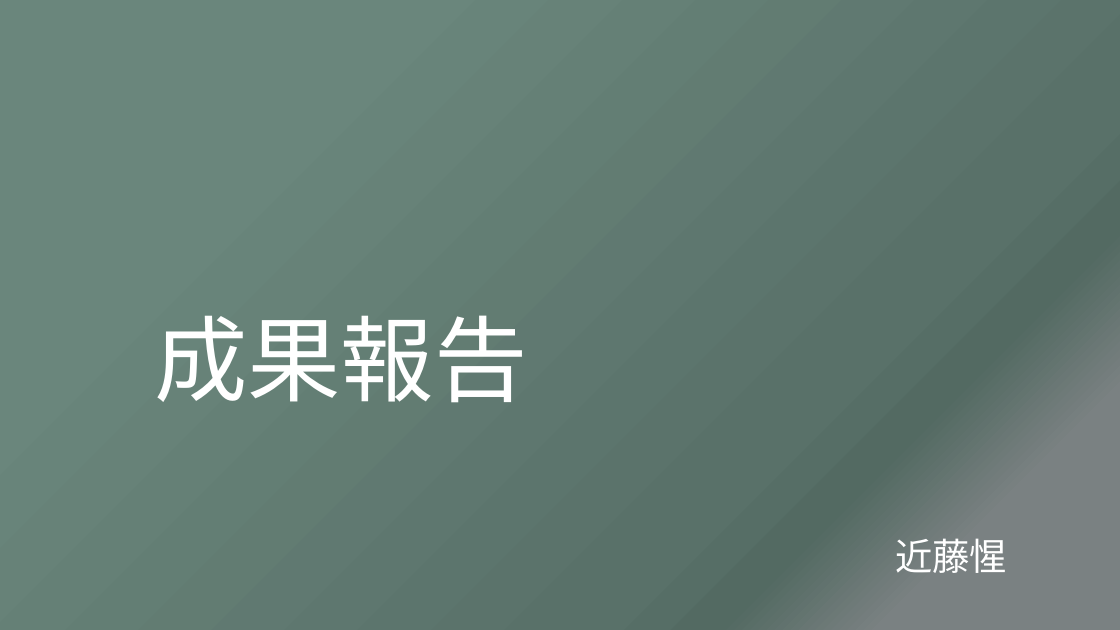
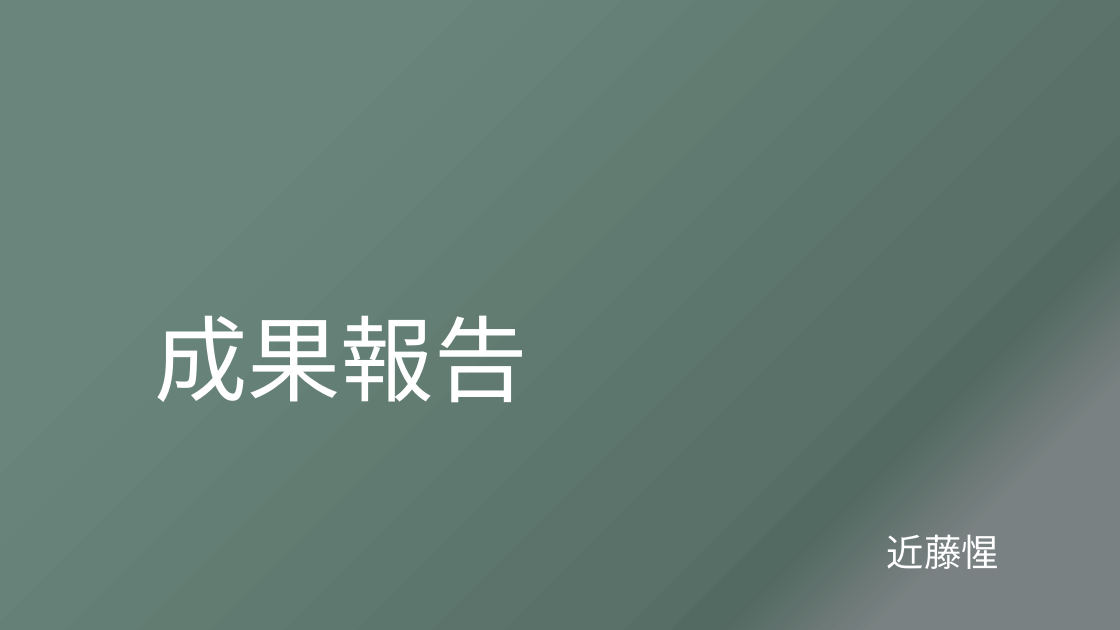
Before and after one commit to aaa1550/-, a slide deck: slide 1 of docs/files/OSOYOO_robot_car_presentation.pptx. Drawn at 1120x630 pixels with LibreOffice and Linux fonts; fonts in the diff are those of the drawing. Boxes give left, top, right and bottom in pixels: in the first picture for what was removed or moved away, otherwise in the second. Text is boxed around its words. In the diff, an @@ line names an element or a change of style, - is before the commit and + after.

```diff
--- a/docs/files/OSOYOO_robot_car_presentation.pptx
+++ b/docs/files/OSOYOO_robot_car_presentation.pptx
@@ text "近藤惺" at box(887, 534, 999, 569): vertical alignment top to middle @@
```
Also in this commit, not shown: 3 other files.
